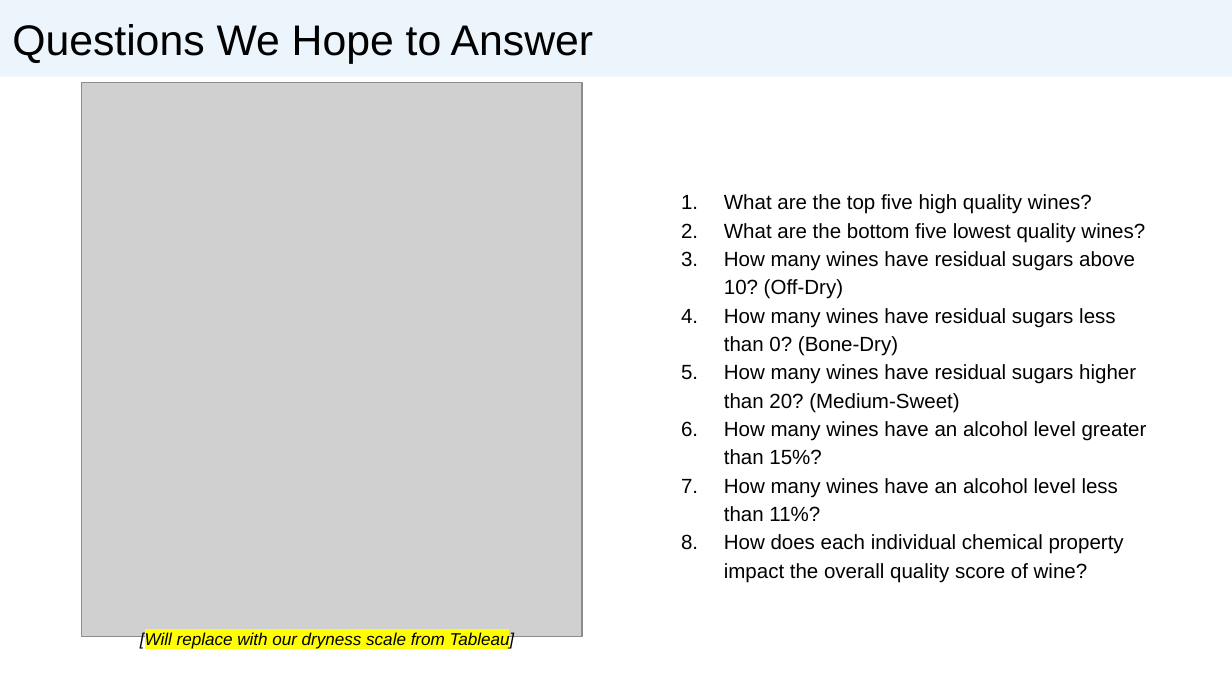
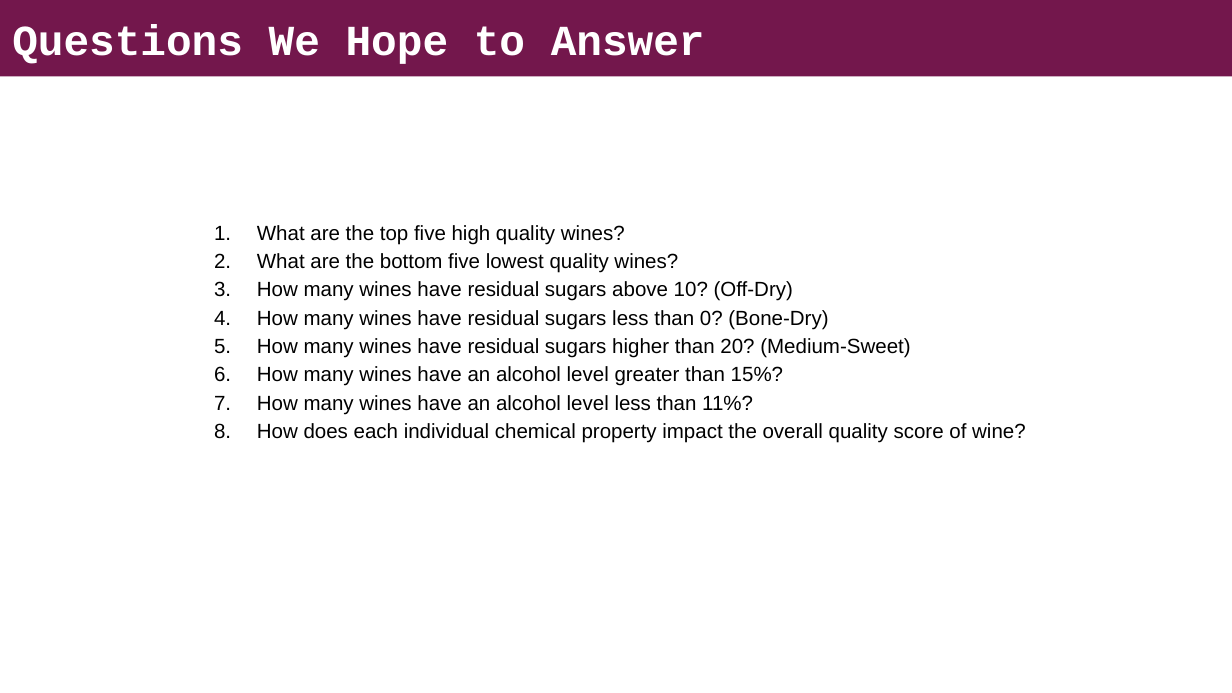
Before and after one commit to briannaso/Wine_Quality_Analysis, a slide deck: slide 3 of Wine Quality Analysis.pptx. Drawn at 1232x693 pixels with LibreOffice and Linux fonts; fonts in the diff are those of the drawing; grey boxes stand for pictures. Boxes give left, top, right and bottom in pixels: in the first picture for what was removed or moved away, otherwise in the second. Text is boxed around its words. In the diff, an @@ line names an element or a change of style, - is before the commit and + after.

Commit message:
updating wine quality ppt slides

```diff
--- a/Wine Quality Analysis.pptx
+++ b/Wine Quality Analysis.pptx
@@ rectangle "Questions We Hope to Answer" at (x1=0, y1=0, x2=1232, y2=76): font Arial to Courier New, text colour #000000 to #FFFFFF, bold on; fill #ECF4FC to #73174C @@
@@ picture removed at (x1=81, y1=83, x2=582, y2=637) @@
@@ text "What are the top five ..." rewrapped from (x1=724, y1=194, x2=1147, y2=583) to (x1=257, y1=225, x2=1026, y2=443) @@
@@ text removed at (x1=140, y1=631, x2=515, y2=649) @@
-[Will replace with our dryness scale from Tableau]
```
Also in this commit, not shown: 5 other slides changed, 2 slides added, 1 slide removed.
